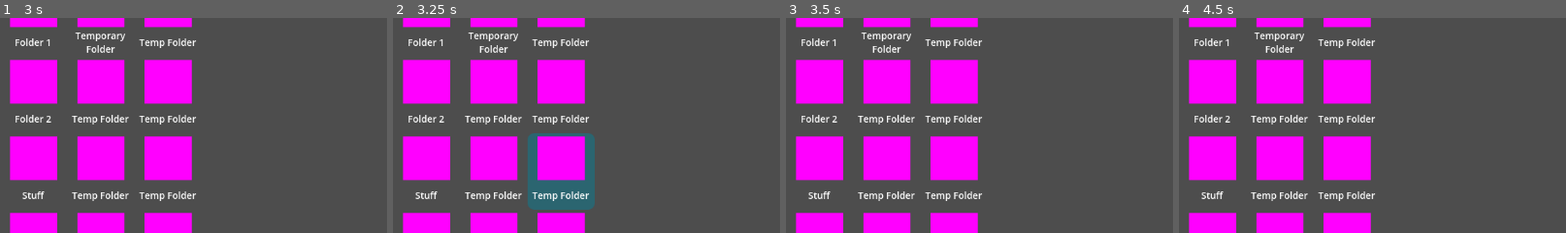
Above: before the commit, frames 1-4 (left to right).
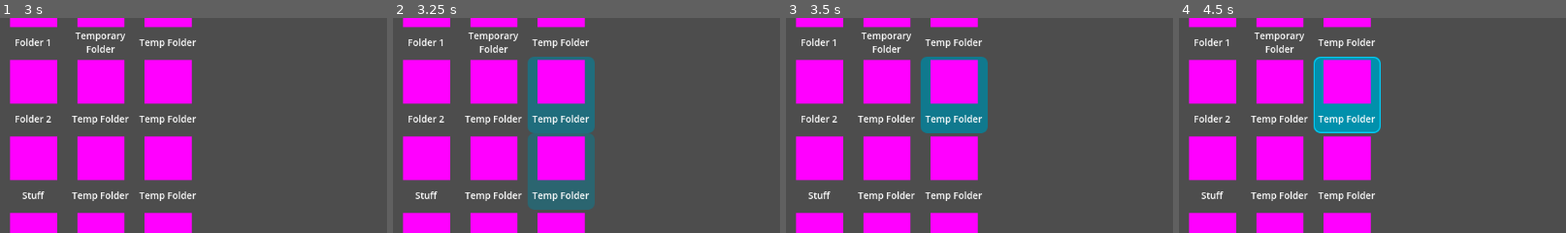
Above: after the commit, the same moments.

Repository: popcar2/GodotOS
Game: Godot game, scene res://Scenes/Main/MainScene.tscn
The game is run twice, just before and just after one commit, with the same random seed, the same clock (stepped at 60 frames per second) and the same inputs.
Inputs (mouse positions are % of the whole screen's width and height, from its top left):
- Up to frame 1 (3 s): tap Enter at 0.5, 2 s; move the mouse to (72, 45) at 0.52 s; click (72, 45) at 0.67 s; tap Space at 1.25, 2.75 s; drag from (30, 55) to (45, 70) at 1.27 s; move the mouse to (60, 27) at 2.02 s; click (60, 27) at 2.17 s; drag from (45, 70) to (20, 34) at 2.77 s
- Up to frame 2 (3.25 s): no input
- Up to frame 3 (3.5 s): no input
- Up to frame 4 (4.5 s): move the mouse to (80, 65) at 3.52 s; click (80, 65) at 3.67 s; tap Enter at 4.25 s; drag from (20, 34) to (35, 24) at 4.27 s
The pictures show only the part of the screen within x 0-50%, y 9-59%; the shares and areas given below are measured in that part.

Frame 1 is identical in both runs. In frame 2, 3.4% of the frame differs, in the area x 34-53%, y 18-54%; in frame 3, 3.5%; in frame 4, 3.7%.

Commit message:
Ignore mouse in folder title text

Diff:
--- a/Scenes/Desktop/folder.tscn
+++ b/Scenes/Desktop/folder.tscn
@@ -77,11 +77,13 @@
 offset_top = 72.5
 offset_right = 90.0
 offset_bottom = 112.5
+mouse_filter = 2
 
 [node name="CenterContainer" type="CenterContainer" parent="Control"]
 layout_mode = 0
 offset_right = 100.0
 offset_bottom = 40.0
+mouse_filter = 2
 
 [node name="Folder Title" type="RichTextLabel" parent="Control/CenterContainer"]
 unique_name_in_owner = true
